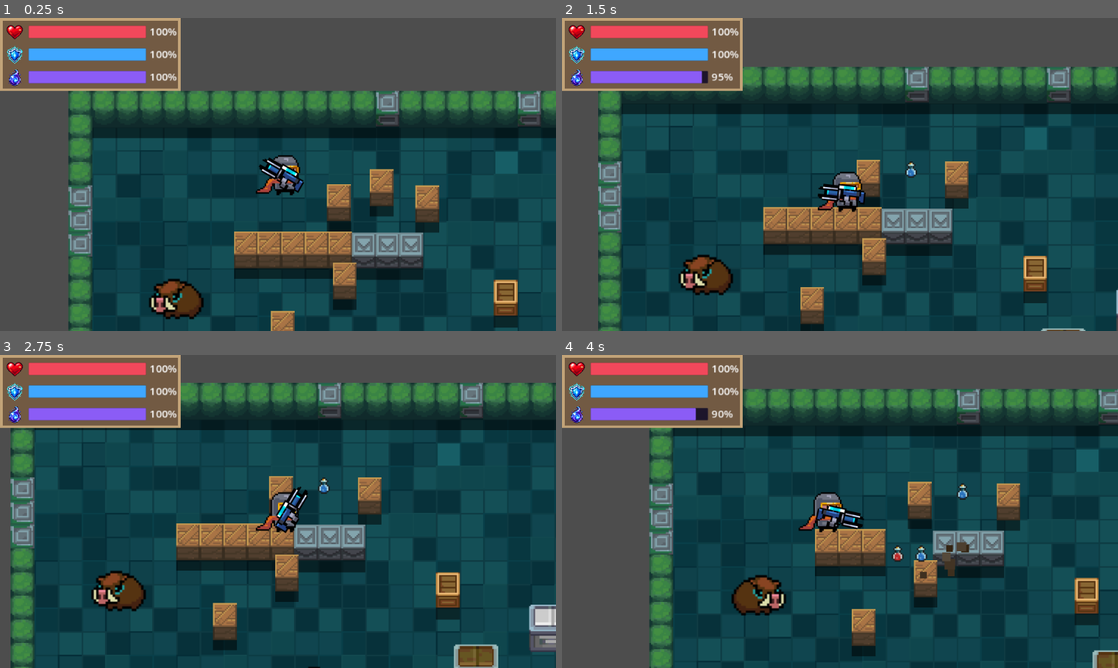
Above: before the commit, frames 1-4 (two rows, left to right).
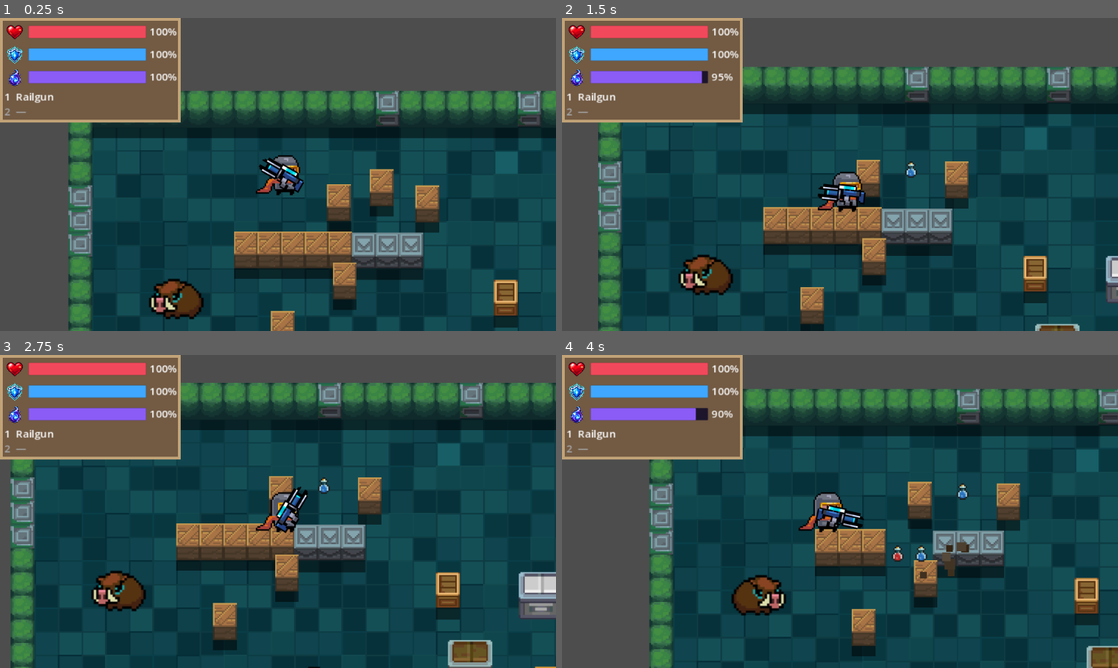
Above: after the commit, the same moments.

Repository: howtokys/eternal-sparks
Game: Godot game, scene res://scenes/First_Room.tscn
The game is run twice, just before and just after one commit, with the same random seed, the same clock (stepped at 60 frames per second) and the same inputs.
Inputs (mouse positions are in pixels of both pictures, inside the frame that each line leads up to):
- Up to frame 1 (0.25 s): no input
- Up to frame 2 (1.5 s): tap Enter at 0.5 s; move the mouse to (962, 158) at 0.52 s; hold D (move_right) 0.53-1.28 s; hold E (interact) 0.53-1.28 s; click (962, 158) at 0.8 s; move the mouse to (728, 190) at 1.27 s; hold S (move_down) from 1.28 s (still down); click (728, 190) at 1.35 s
- Up to frame 3 (2.75 s): tap 1 (weapon_slot_1, bound only after the commit) at 1.55 s; move the mouse to (333, 442) at 2.02 s; release S (move_down) at 2.03 s; hold D (move_right) from 2.03 s (still down); hold 1 (weapon_slot_1, bound only after the commit) from 2.03 s (still down); tap 2 (weapon_slot_2, bound only after the commit) at 2.3 s
- Up to frame 4 (4 s): move the mouse to (812, 574) at 2.77 s; release D (move_right) at 2.78 s; release 1 (weapon_slot_1, bound only after the commit) at 2.78 s; hold W (move_up) 2.78-3.53 s; tap 2 (weapon_slot_2, bound only after the commit) at 2.85 s; tap E (interact) at 3.05 s; tap Space at 3.5 s; move the mouse to (1006, 558) at 3.52 s; hold A (move_left) from 3.53 s (still down); hold E (interact) from 3.53 s (still down); click (1006, 558) at 3.8 s

The runs differ from the first frame. In frame 1, 3.6% of the frame differs, in the area x 0-33%, y 22-34%; in frame 2, 4.1%; in frame 3, 5.7%, in the area x 0-100%, y 22-100%; in frame 4, 3.9%.

Commit message:
feat: implement railgun weapon with HUD integration and weapon switching functionality

Diff:
--- /dev/null
+++ b/Chest_loot/weapon_railgun.tres
@@ -0,0 +1,12 @@
+[gd_resource type="Resource" script_class="ItemData" load_steps=4 format=3]
+
+[ext_resource type="Texture2D" path="res://sprites/test_weapons/Sprite_EM_Railgun.png" id="1_item_texture"]
+[ext_resource type="Script" path="res://scripts/item_data.gd" id="2_item_data"]
+[ext_resource type="Resource" path="res://scripts/weapons/data/railgun.tres" id="3_weapon_data"]
+
+[resource]
+script = ExtResource("2_item_data")
+item_name = "Railgun"
+item_texture = ExtResource("1_item_texture")
+item_type = 2
+weapon_data = ExtResource("3_weapon_data")
--- a/project.godot
+++ b/project.godot
@@ -69,6 +69,16 @@
 "events": [Object(InputEventKey,"resource_local_to_scene":false,"resource_name":"","device":-1,"window_id":0,"alt_press …(192 unchanged characters)…
 ]
 }
+weapon_slot_1={
+"deadzone": 0.2,
+"events": [Object(InputEventKey,"resource_local_to_scene":false,"resource_name":"","device":-1,"window_id":0,"alt_pressed":false,"shift_pressed":false,"ctrl_pressed":false,"meta_pressed":false,"pressed":false,"keycode":0,"physical_keycode":49,"key_label":0,"unicode":49,"location":0,"echo":false,"script":null)
+]
+}
+weapon_slot_2={
+"deadzone": 0.2,
+"events": [Object(InputEventKey,"resource_local_to_scene":false,"resource_name":"","device":-1,"window_id":0,"alt_pressed":false,"shift_pressed":false,"ctrl_pressed":false,"meta_pressed":false,"pressed":false,"keycode":0,"physical_keycode":50,"key_label":0,"unicode":50,"location":0,"echo":false,"script":null)
+]
+}
 
 [physics]
 
--- a/scenes/First_Room.tscn
+++ b/scenes/First_Room.tscn
@@ -126,15 +126,15 @@
 position = Vector2(145, 157)
 
 [node name="Chest" parent="Floor" unique_id=521764967 instance=ExtResource("5_01mts")]
-position = Vector2(315, 185)
+position = Vector2(311, 182)
 
 [node name="Chest2" parent="Floor" unique_id=787250440 instance=ExtResource("5_01mts")]
-position = Vector2(366, 158)
+position = Vector2(359, 136)
 closed_texture = ExtResource("8_blue_chest")
 drop = ExtResource("11_weapon_long_katana")
 
 [node name="Chest3" parent="Floor" unique_id=905900106 instance=ExtResource("5_01mts")]
-position = Vector2(370, 217)
+position = Vector2(368, 199)
 closed_texture = ExtResource("9_golden_chest")
 drop = ExtResource("12_weapon_ember_staff")
 
--- a/scenes/HUD.tscn
+++ b/scenes/HUD.tscn
@@ -170,6 +170,20 @@
 theme_override_font_sizes/font_size = 12
 text = "100%"
 
+[node name="WeaponSlots" type="VBoxContainer" parent="StatBars/StatusFrame/VBoxContainer"]
+layout_mode = 2
+theme_override_constants/separation = 0
+
+[node name="WeaponSlot1" type="Label" parent="StatBars/StatusFrame/VBoxContainer/WeaponSlots"]
+layout_mode = 2
+theme_override_font_sizes/font_size = 12
+text = "1  Railgun"
+
+[node name="WeaponSlot2" type="Label" parent="StatBars/StatusFrame/VBoxContainer/WeaponSlots"]
+layout_mode = 2
+theme_override_font_sizes/font_size = 12
+text = "2  —"
+
 [node name="Buff Panel" type="PanelContainer" parent="." unique_id=1285189694]
 offset_left = 212.0
 offset_top = 2.0
--- a/scripts/gun.gd
+++ b/scripts/gun.gd
@@ -40,6 +40,17 @@
 func set_weapon_data(value: WeaponData) -> void:
 	data = value
 	_update_weapon_data()
+
+func cancel_attack() -> void:
+	attack_phase = AttackPhase.IDLE
+	attack_in_progress = false
+	attack_elapsed = 0.0
+	buffered_attack = false
+	swing_rotation_offset = 0.0
+	poke_position_offset = 0.0
+	position = base_position
+	attack_hitbox.collision_layer = 0
+	attack_hitbox.monitoring = false
 
 func _update_weapon_data() -> void:
 	if data == null or not is_instance_valid(attack_hitbox):
--- a/scripts/hud.gd
+++ b/scripts/hud.gd
@@ -7,6 +7,8 @@
 @onready var health_percent: Label = $StatBars/StatusFrame/VBoxContainer/HealthRow/HealthPercent
 @onready var ShieldPercent: Label = $StatBars/StatusFrame/VBoxContainer/ShieldRow/ShieldPercent
 @onready var ManaPercent: Label = $StatBars/StatusFrame/VBoxContainer/ManaRow/ManaPercent
+@onready var weapon_slot_1: Label = $StatBars/StatusFrame/VBoxContainer/WeaponSlots/WeaponSlot1
+@onready var weapon_slot_2: Label = $StatBars/StatusFrame/VBoxContainer/WeaponSlots/WeaponSlot2
 
 
 # buff ui container
@@ -44,6 +46,21 @@
 	#update shield and mana percentage labels
 	ShieldPercent.text = "%.0f%%" % (100.0 * shield_bar.ratio)
 	ManaPercent.text = "%.0f%%" % (100.0 * mana_bar.ratio)
+	update_weapon_slots()
+
+func update_weapon_slots() -> void:
+	if not "weapon_slots" in player:
+		return
+
+	var slots: Array = player.weapon_slots
+	var active_slot: int = player.active_weapon_slot
+	var labels := [weapon_slot_1, weapon_slot_2]
+	for slot_index in labels.size():
+		var weapon_name := "—"
+		if slot_index < slots.size() and slots[slot_index] != null:
+			weapon_name = slots[slot_index].display_name
+		labels[slot_index].text = "%d  %s" % [slot_index + 1, weapon_name]
+		labels[slot_index].modulate = Color.WHITE if slot_index == active_slot else Color(0.65, 0.65, 0.65)
 
 	#if "current_mana" in player:
 		#mana_bar.value = player.current_mana
--- a/scripts/pickup.gd
+++ b/scripts/pickup.gd
@@ -56,11 +56,10 @@
 			body.restore_mana(data.restore_amount)
 
 		elif data.item_type == ItemData.Type.GUN:
-			var weapon := body.get_node_or_null("Gun") as Weapon
-			if weapon == null or data.weapon_data == null:
-				push_error("Weapon pickup is missing a player Weapon or WeaponData.")
+			if data.weapon_data == null:
+				push_error("Weapon pickup is missing WeaponData.")
 				return
-			weapon.set_weapon_data(data.weapon_data)
+			body.equip_weapon(data.weapon_data)
 			print("Equipped weapon: ", data.item_name)
 
 	queue_free()
--- a/scripts/player.gd
+++ b/scripts/player.gd
@@ -1,6 +1,13 @@
 extends CharacterBody2D
 
 const SPEED = 150.0
+const PICKUP = preload("uid://ddfou1e6ljx0n")
+const WEAPON_ITEM_DATA := {
+	"pistol": preload("res://Chest_loot/weapon_pistol.tres"),
+	"long_katana": preload("res://Chest_loot/weapon_long_katana.tres"),
+	"ember_staff": preload("res://Chest_loot/weapon_ember_staff.tres"),
+	"railgun": preload("res://Chest_loot/weapon_railgun.tres"),
+}
 
 #for the player buff (speed)
 #@export_group("Buffs")
@@ -16,6 +23,9 @@
 
 var current_shield: int
 var current_mana: float
+var weapon_slots: Array[WeaponData] = []
+var active_weapon_slot: int = 0
+var weapon_switch_lockout: float = 0.0
 
 # shield buff to preserve the orinal shield capacity
 var base_max_shield: int
@@ -23,7 +33,7 @@
 @onready var health_component: HealthComponent = $HealthComponent
 @onready var buff_manager: BuffManager = $BuffManager  #for the speed buff
 @onready var shield_timer: Timer = $ShieldTimer
-@onready var gun: Node2D = $Gun
+@onready var gun: Weapon = $Gun
 
 
 func _ready() -> void:
@@ -31,6 +41,8 @@
 	base_max_shield = max_shield  #shield buff
 	current_shield = max_shield
 	current_mana = max_mana
+	weapon_slots.append(gun.data)
+	weapon_slots.append(null)
 
 	health_component.died.connect(_on_player_died)
 
@@ -78,6 +90,8 @@
 	GlobalData.save_game()
 
 func _process(delta: float) -> void:
+	if weapon_switch_lockout > 0.0:
+		weapon_switch_lockout = maxf(weapon_switch_lockout - delta, 0.0)
 
 	var total_mana_regen: float = mana_regen_rate + buff_manager.get_mana_regen_bonus()
 
@@ -112,8 +126,64 @@
 
 
 func _input(event: InputEvent) -> void:
+	if event.is_action_pressed("weapon_slot_1"):
+		switch_weapon(0)
+		return
+	if event.is_action_pressed("weapon_slot_2"):
+		switch_weapon(1)
+		return
 	if event.is_action_pressed("mouse_left"):
+		if weapon_switch_lockout > 0.0:
+			return
 		gun.shoot()
+
+func equip_weapon(new_data: WeaponData) -> void:
+	if new_data == null:
+		push_error("Cannot equip a null WeaponData.")
+		return
+
+	for slot_index in weapon_slots.size():
+		var slot_data := weapon_slots[slot_index]
+		if slot_data != null and slot_data.id == new_data.id:
+			switch_weapon(slot_index)
+			return
+
+	for slot_index in weapon_slots.size():
+		if weapon_slots[slot_index] == null:
+			weapon_slots[slot_index] = new_data
+			switch_weapon(slot_index)
+			return
+
+	var replaced_data := weapon_slots[active_weapon_slot]
+	weapon_slots[active_weapon_slot] = new_data
+	gun.cancel_attack()
+	gun.set_weapon_data(new_data)
+	weapon_switch_lockout = 0.25
+	var dropped_item: ItemData = WEAPON_ITEM_DATA.get(replaced_data.id)
+	if dropped_item == null:
+		push_warning("Weapon '%s' was discarded because it has no pickup ItemData." % replaced_data.id)
+		return
+
+	var pickup = PICKUP.instantiate()
+	pickup.visible = false
+	get_tree().current_scene.add_child(pickup)
+	pickup.physics_interpolation_mode = Node.PHYSICS_INTERPOLATION_MODE_OFF
+	pickup.global_position = global_position
+	pickup.data = dropped_item
+	pickup.reset_physics_interpolation()
+	await get_tree().process_frame
+	pickup.visible = true
+
+func switch_weapon(slot_index: int) -> void:
+	if slot_index < 0 or slot_index >= weapon_slots.size():
+		return
+	if weapon_slots[slot_index] == null or slot_index == active_weapon_slot:
+		return
+
+	active_weapon_slot = slot_index
+	gun.cancel_attack()
+	gun.set_weapon_data(weapon_slots[slot_index])
+	weapon_switch_lockout = 0.25
 
 # Custom damage filter: shield absorbs first, leftover damages HealthComponent
 func take_damage(amount: int) -> void:
